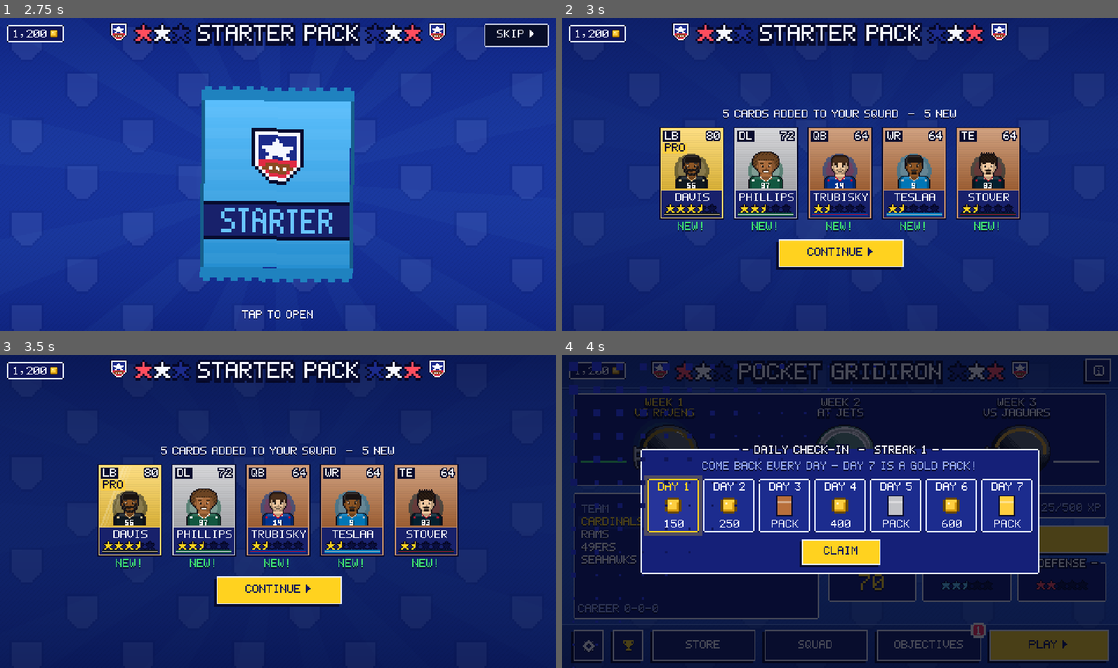
Above: before the commit, frames 1-4 (two rows, left to right).
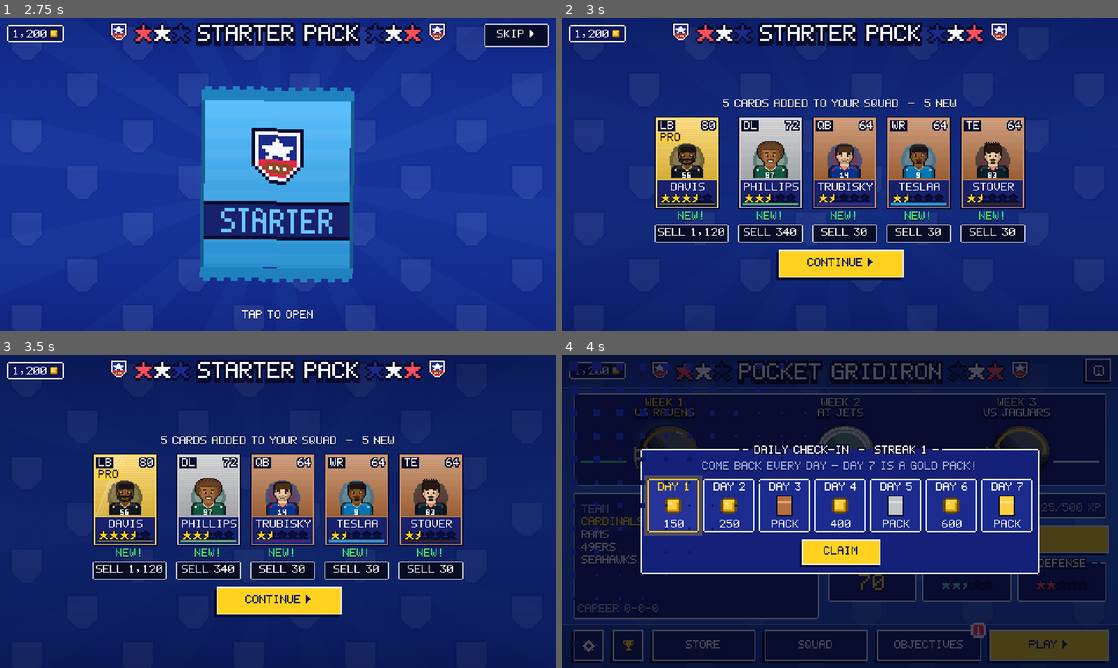
Above: after the commit, the same moments.

Repository: jaxoncarelos/RetroUltimateTeam
Game: Godot game, scene res://scenes/boot.tscn
Same seed, same stepped clock (60 frames per second), same inputs: the game is played once before the commit and once after it.
Inputs (mouse positions are in pixels of both pictures, inside the frame that each line leads up to):
- Up to frame 1 (2.75 s): tap Enter at 0.5 s; drag from (278, 174) to (333, 105) at 0.52 s; click "ARI" at 1.25 s; click "START ▶" at 2 s
- Up to frame 2 (3 s): click "SKIP ▶" at 2.75 s
- Up to frame 3 (3.5 s): no input
- Up to frame 4 (4 s): click "CONTINUE ▶" at 3.5 s

Frame 1 is identical in both runs. In frame 2, 20% of the frame differs, in the area x 16-84%, y 26-84%; in frame 3, 21%; in frame 4, nothing differs.

Commit message:
WIP: card value curve + sell from the pack summary (tests running)
Co-Authored-By: Claude Opus 5.5 <noreply@anthropic.com>
Claude-Session: https://claude.ai/code/session_01KETegV6hxEQcBw9wapRRvf

Diff:
--- a/scripts/models/card_def.gd
+++ b/scripts/models/card_def.gd
@@ -42,7 +42,7 @@
 	c.ovr = CardRules.program_ovr(program, p.ovr)
 	c.tier = CardRules.tier_for_ovr(c.ovr)
 	c.attrs = CardRules.card_attrs(p.attrs, p.ovr, c.ovr)
-	c.quicksell = CardRules.quicksell(c.tier, program)
+	c.quicksell = CardRules.sell_price(c.ovr, program)
 	c.pot = maxi(c.ovr, p.pot + (c.ovr - p.ovr))
 	c.age = p.age
 	return c
--- a/scripts/rules/card_rules.gd
+++ b/scripts/rules/card_rules.gd
@@ -111,6 +111,37 @@
 	return out
 
 
+## What a card is worth (coins) by card OVR: log-linear between these anchors, with a big
+## jump into the 90s (Elite). Selling pays SELL_SHARE of it, so a normal pack sells back for
+## roughly half its price while a banger is a payday (a 99 ≈ 1.5 Elite packs).
+const VALUE_CURVE := [[50, 15], [60, 25], [65, 45], [69, 90], [70, 300], [75, 1000], [79, 1300], [80, 1600],
+		[85, 2800], [89, 5000], [90, 16000], [92, 27000], [95, 46000], [99, 86000]]
+const SELL_SHARE := 0.7
+## Program premium on the value (X-Factor ability, Prime).
+const PROGRAM_VALUE := {"xf": 1.4, "prime": 1.2}
+
+
+static func card_value(ovr: int, program := PROGRAM_BASE) -> int:
+	var v := float(VALUE_CURVE[0][1])
+	if ovr >= int(VALUE_CURVE[-1][0]):
+		v = float(VALUE_CURVE[-1][1])
+	else:
+		for i in range(1, VALUE_CURVE.size()):
+			var hi: Array = VALUE_CURVE[i]
+			var lo: Array = VALUE_CURVE[i - 1]
+			if ovr <= int(hi[0]):
+				var u := clampf(float(ovr - int(lo[0])) / float(int(hi[0]) - int(lo[0])), 0.0, 1.0)
+				v = exp(lerpf(log(float(lo[1])), log(float(hi[1])), u))
+				break
+	return int(round(v * float(PROGRAM_VALUE.get(program, 1.0))))
+
+
+## Coins for quick-selling a card of this OVR/program (SELL_SHARE of its value, rounded to 10).
+static func sell_price(ovr: int, program := PROGRAM_BASE) -> int:
+	return maxi(10, int(round(card_value(ovr, program) * SELL_SHARE / 10.0)) * 10)
+
+
+## Legacy flat tier price (old saves / tests); the game sells at sell_price().
 static func quicksell(tier: int, program := PROGRAM_BASE) -> int:
 	var mult := 1
 	match program:
--- a/scripts/rules/economy_rules.gd
+++ b/scripts/rules/economy_rules.gd
@@ -264,7 +264,7 @@
 	var c: CardDef = db.cards.get(entry.get("def", ""))
 	if c == null:
 		return 10
-	return CardRules.quicksell(Collection.card_tier(db, entry), c.program)
+	return c.quicksell   # by the card's own OVR: training/development never inflates the price
 
 
 ## Sells an unlocked card that isn't in the lineup. Returns coins gained (0 = refused).
--- a/scripts/ui/pack_open_screen.gd
+++ b/scripts/ui/pack_open_screen.gd
@@ -621,6 +621,14 @@
 			tag.modulate.a = 0.0 if v.face_down else 1.0
 			col.add_child(tag)
 			v.set_meta("tag", tag)
+			# Don't need him? Sell him right here (70% of what he's worth; a banger pays big).
+			var sell := MetaUI.button("SELL %s" % CoinPill.fmt(EconomyRules.quicksell_value(GameData.db, e)),
+					Vector2(card_scale * CardView.W, 16), func() -> void: _sell_one(v))
+			sell.theme_type_variation = "PillButton"
+			sell.modulate.a = 0.0 if v.face_down else 1.0
+			sell.disabled = v.face_down
+			col.add_child(sell)
+			v.set_meta("sell", sell)
 	var bar := HBoxContainer.new()
 	bar.alignment = BoxContainer.ALIGNMENT_CENTER
 	bar.add_theme_constant_override("separation", 8)
@@ -688,6 +696,10 @@
 		Fx.burst(self, v.global_position + v.size * 0.5, CardRules.PROGRAM_COLORS["xf"], 16, 80.0, 0.6, 1.0)
 	var tag: Label = v.get_meta("tag")
 	tag.create_tween().tween_property(tag, "modulate:a", 1.0, 0.15)
+	var sell: Button = v.get_meta("sell")
+	if sell.text.begins_with("SELL"):
+		sell.disabled = false
+		sell.create_tween().tween_property(sell, "modulate:a", 1.0, 0.15)
 
 
 ## FLIP ALL: flips the remaining cards one by one, best last for a final pop.
@@ -710,9 +722,31 @@
 func _dupe_value() -> int:
 	var total := 0
 	for e in _entries:
-		if _dupe.get(int(e["uid"]), false) and not e.get("locked", false) and not _prof.in_lineup(int(e["uid"])):
+		var uid := int(e["uid"])
+		if _dupe.get(uid, false) and not _prof.find(uid).is_empty() and not e.get("locked", false) \
+				and not _prof.in_lineup(uid):
 			total += EconomyRules.quicksell_value(GameData.db, e)
 	return total
+
+
+## SELL under one summary card.
+func _sell_one(v: CardView) -> void:
+	var uid := int(v.entry.get("uid", 0))
+	var gained := EconomyRules.quicksell(_prof, GameData.db, uid)
+	var sell: Button = v.get_meta("sell")
+	if gained <= 0:
+		MetaUI.toast(self, "LOCKED OR STARTING - CAN'T SELL", UiSkin.MUTED)
+		return
+	SaveManager.save()
+	Sfx.play("claim")
+	Fx.fly_coins(self, v.global_position + v.size * 0.5, _coins.coin_global(), 4 if gained < 5000 else 12)
+	v.dim = true
+	sell.text = "SOLD"
+	sell.disabled = true
+	_coins.set_coins(_prof.coins)
+	MetaUI.toast(self, "+%s COINS" % CoinPill.fmt(gained))
+	if is_instance_valid(_sell_btn) and _dupe_value() <= 0:
+		_sell_btn.disabled = true
 
 
 func _sell_dupes() -> void:
@@ -726,9 +760,12 @@
 	SaveManager.save()
 	Sfx.play("claim")
 	for v in _cards:
-		if _dupe.get(int(v.entry.get("uid", 0)), false):
+		if _dupe.get(int(v.entry.get("uid", 0)), false) and _prof.find(int(v.entry.get("uid", 0))).is_empty():
 			Fx.fly_coins(self, v.global_position + v.size * 0.5, _coins.coin_global(), 4)
 			v.dim = true
+			var sb: Button = v.get_meta("sell")
+			sb.text = "SOLD"
+			sb.disabled = true
 	_coins.set_coins(_prof.coins)
 	MetaUI.toast(self, "+%s COINS" % CoinPill.fmt(gained))
 	if is_instance_valid(_sell_btn):
--- a/tests/unit/test_economy.gd
+++ b/tests/unit/test_economy.gd
@@ -147,7 +147,7 @@
 	assert_eq(EconomyRules.quicksell(prof, db, starter_uid), 0, "starters can't be sold")
 	var uid := prof.add_card("kelce_travis")
 	var coins := prof.coins
-	var value := CardRules.quicksell(CardRules.tier_for_ovr(db.cards["kelce_travis"].ovr))
+	var value := CardRules.sell_price(db.cards["kelce_travis"].ovr)
 	assert_eq(EconomyRules.quicksell(prof, db, uid), value)
 	assert_eq(prof.coins, coins + value)
 	var locked := prof.add_card("kelce_travis")
